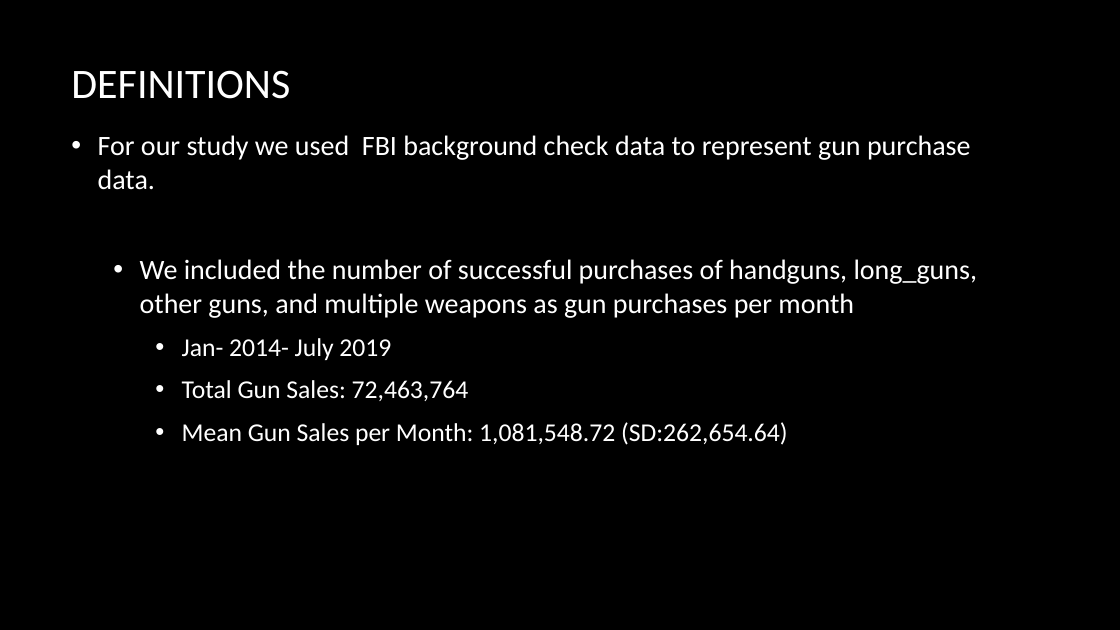
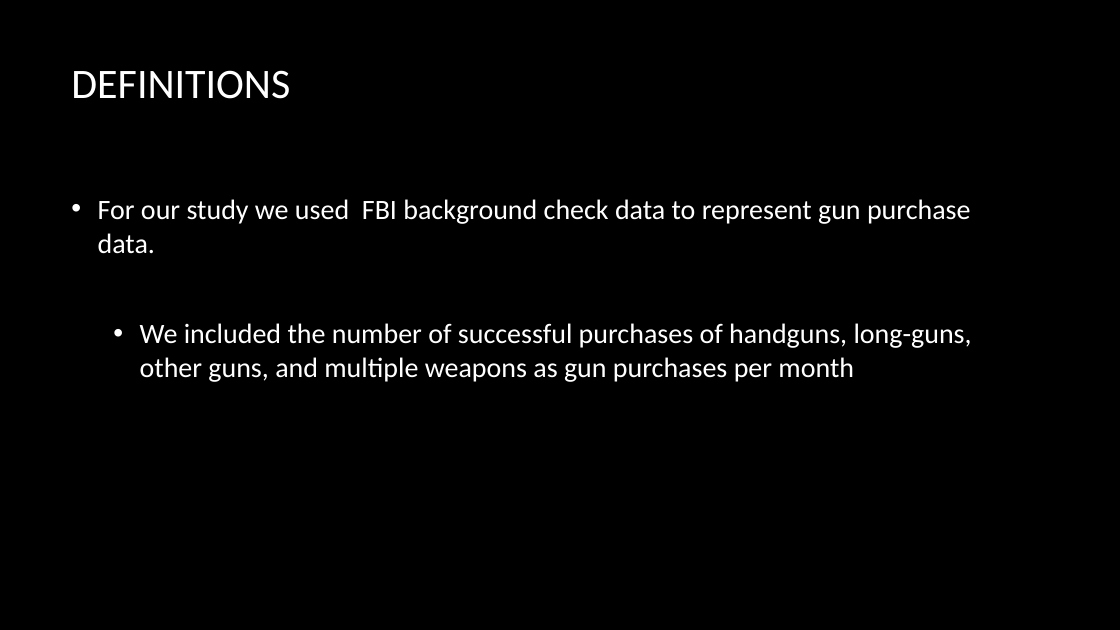
Before and after one commit to tmartinez52/Driving-Gun-Sales, a slide deck: slide 9 of Data Merged/Mass Shooting and Gun purchases in U.S.A .pptx. Drawn at 1120x630 pixels with LibreOffice and Linux fonts; fonts in the diff are those of the drawing; background and template pictures are left out. Boxes give left, top, right and bottom in pixels: in the first picture for what was removed or moved away, otherwise in the second. Text is boxed around its words. In the diff, an @@ line names an element or a change of style, - is before the commit and + after.

```diff
--- a/Data Merged/Mass Shooting and Gun purchases in U.S.A .pptx
+++ b/Data Merged/Mass Shooting and Gun purchases in U.S.A .pptx
@@ text at (140,323,972,382): text changed @@
-  • We included the number of successful purchases of handguns, long_guns, other guns, and multiple weapons as gun purchases per month
-    • Jan- 2014- July 2019
-    • Total Gun Sales: 72,463,764
-    • Mean Gun Sales per Month: 1,081,548.72 (SD:262,654.64)
+  • We included the number of successful purchases of handguns, long-guns, other guns, and multiple weapons as gun purchases per month
```
Also in this commit, not shown: 7 other slides changed, 4 slides added, 1 other file.
